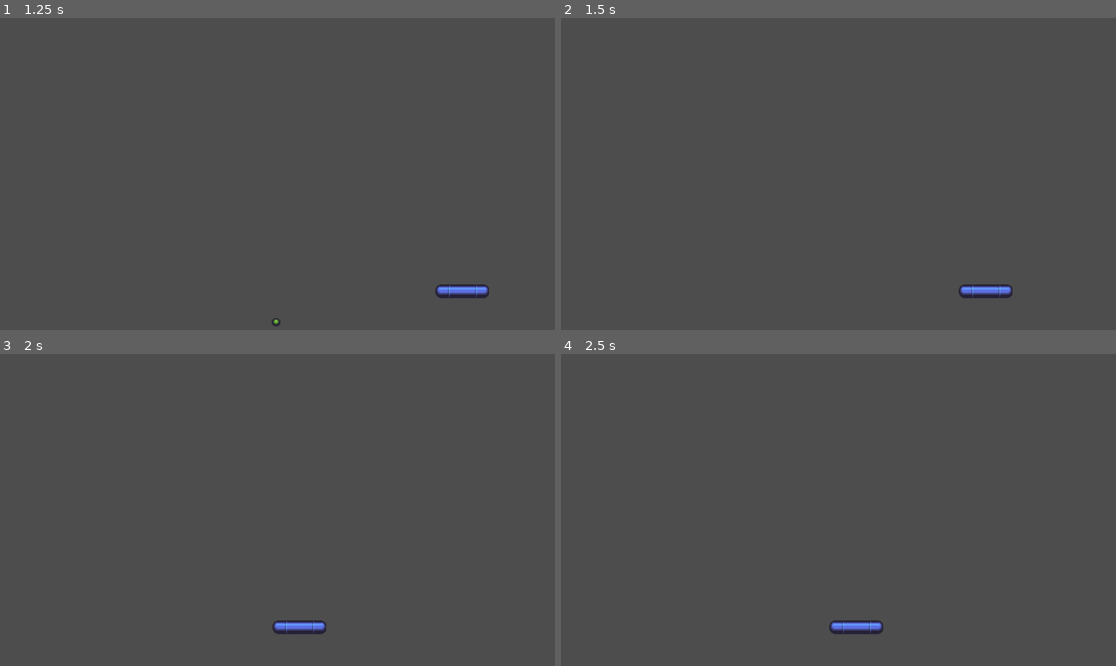
Above: before the commit, frames 1-4 (two rows, left to right).
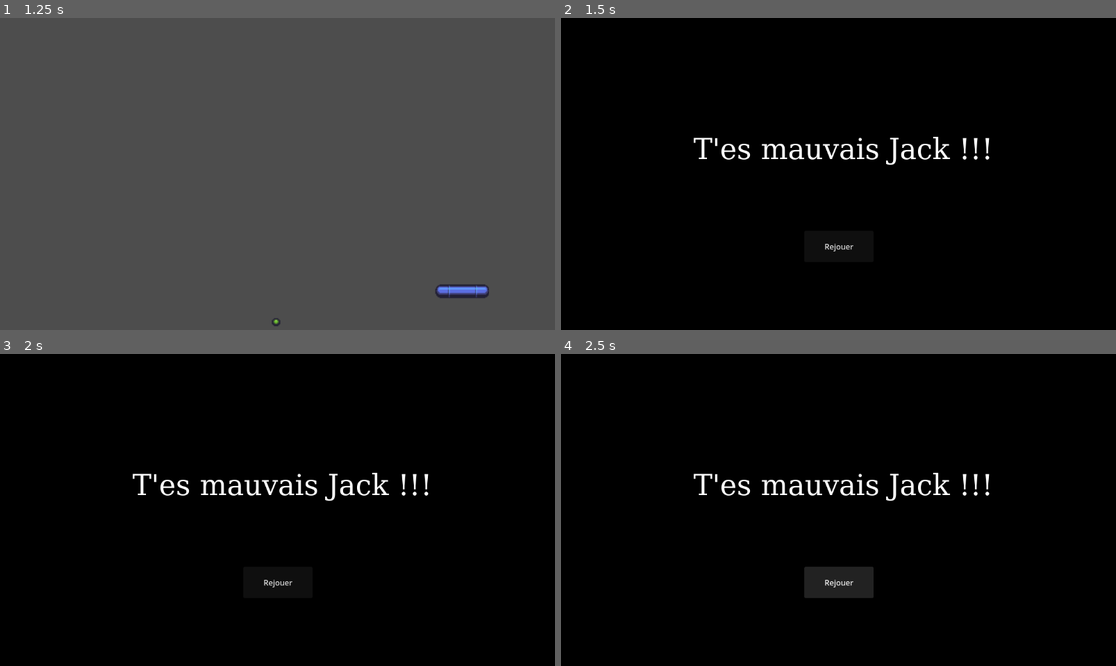
Above: after the commit, the same moments.

Repository: niriva/tp-casse-briques
Game: Godot game, scene res://main.tscn
Same seed, same stepped clock (60 frames per second), same inputs: the game is played once before the commit and once after it.
Inputs (mouse positions are in pixels of both pictures, inside the frame that each line leads up to):
- Up to frame 1 (1.25 s): tap Enter at 0.5 s; hold Right (p1_right) from 0.53 s (still down)
- Up to frame 2 (1.5 s): release Right (p1_right) at 1.28 s; hold Left (p1_left) from 1.28 s (still down)
- Up to frame 3 (2 s): keep holding Left (p1_left)
- Up to frame 4 (2.5 s): release Left (p1_left) at 2 s; click (838, 581) at 2 s, where only the run after the commit has a clickable "Rejouer"

Frame 1 is identical in both runs. In frame 2, 100% of the frame differs, in the area x 0-100%, y 0-100%; in frame 3, 100%; in frame 4, 100%.

Commit message:
modif script fosse et ecran_defaite

Diff:
--- a/Fosse/fosse.tscn
+++ b/Fosse/fosse.tscn
@@ -6,11 +6,9 @@
 size = Vector2(1577.75, 89)
 
 [node name="Fosse" type="Area2D" unique_id=1274684914]
+script = ExtResource("1_cr43v")
 
 [node name="CollisionShape2D" type="CollisionShape2D" parent="." unique_id=1631571288]
 shape = SubResource("RectangleShape2D_88ots")
 
-[node name="fosse_detector" type="Node" parent="." unique_id=1190040140]
-script = ExtResource("1_cr43v")
-
-[connection signal="body_entered" from="." to="fosse_detector" method="_on_fosse_body_entered"]
+[connection signal="body_entered" from="." to="." method="_on_fosse_body_entered"]
--- a/Fosse/fosse_detector.gd
+++ b/Fosse/fosse_detector.gd
@@ -14,4 +14,4 @@
 
 func _on_fosse_body_entered(body: Node2D) -> void:
 	if body.is_in_group("balle")	:
-		get_tree().change_scene_to_file("res://ecran/ecran_defaite.tscn")
+		get_tree().change_scene_to_file("res://ecran_defaite.tscn")
--- a/ecran_defaite.tscn
+++ b/ecran_defaite.tscn
@@ -1,3 +1,52 @@
 [gd_scene format=3 uid="uid://d2087dq0cojwe"]
 
+[sub_resource type="FontFile" id="FontFile_edwbx"]
+cache/0/variation_coordinates = {}
+cache/0/face_index = 0
+cache/0/embolden = 0.0
+cache/0/transform = Transform2D(1, 0, 0, 1, 0, 0)
+cache/0/spacing_top = 0
+cache/0/spacing_bottom = 0
+cache/0/spacing_space = 0
+cache/0/spacing_glyph = 0
+cache/0/baseline_offset = 0.0
+cache/0/16/0/ascent = 0.0
+cache/0/16/0/descent = 0.0
+cache/0/16/0/underline_position = 0.0
+cache/0/16/0/underline_thickness = 0.0
+cache/0/16/0/scale = 1.0
+cache/0/59/0/ascent = 0.0
+cache/0/59/0/descent = 0.0
+cache/0/59/0/underline_position = 0.0
+cache/0/59/0/underline_thickness = 0.0
+cache/0/59/0/scale = 1.0
+
+[sub_resource type="LabelSettings" id="LabelSettings_epb25"]
+font = SubResource("FontFile_edwbx")
+font_size = 59
+
 [node name="EcranDefaite" type="Node2D" unique_id=1472370732]
+
+[node name="ColorRect" type="ColorRect" parent="." unique_id=1348062714]
+offset_left = -46.0
+offset_top = -54.0
+offset_right = 1200.0
+offset_bottom = 727.0
+color = Color(0, 0, 0, 1)
+
+[node name="Label" type="Label" parent="." unique_id=1387204354]
+offset_left = 5.0
+offset_top = 13.0
+offset_right = 1168.0
+offset_bottom = 539.0
+text = "T'es mauvais Jack !!!"
+label_settings = SubResource("LabelSettings_epb25")
+horizontal_alignment = 1
+vertical_alignment = 1
+
+[node name="Button" type="Button" parent="." unique_id=1277251601]
+offset_left = 505.0
+offset_top = 442.0
+offset_right = 649.0
+offset_bottom = 507.0
+text = "Rejouer"
